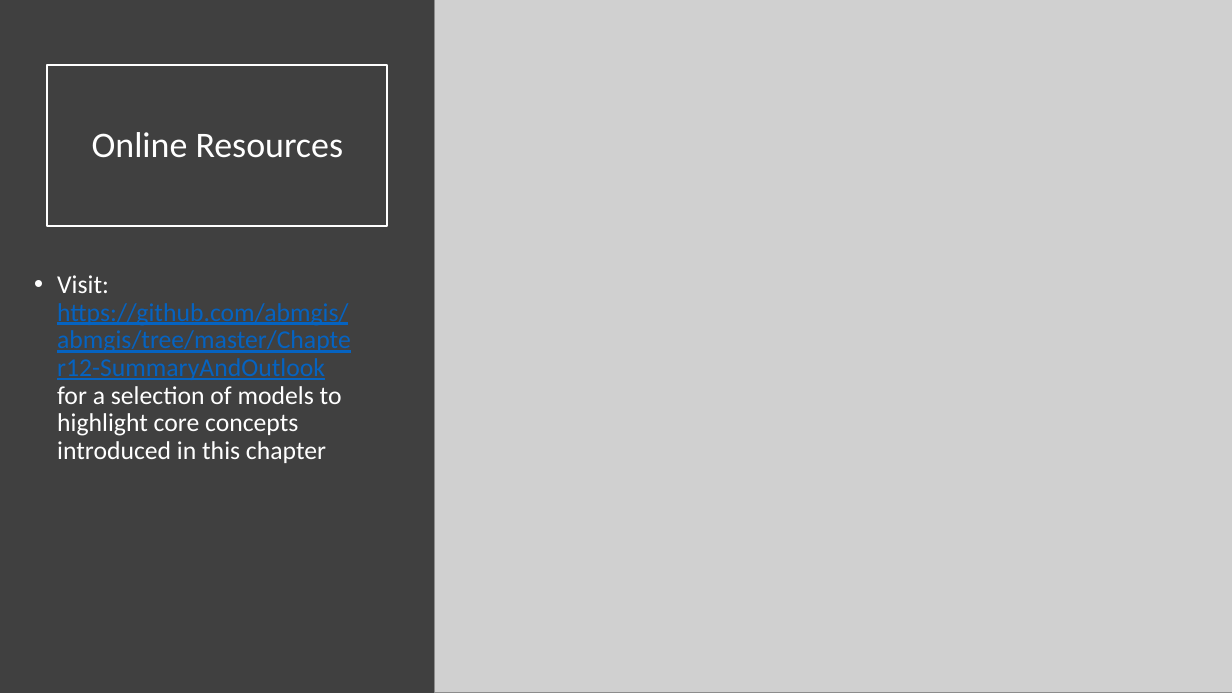
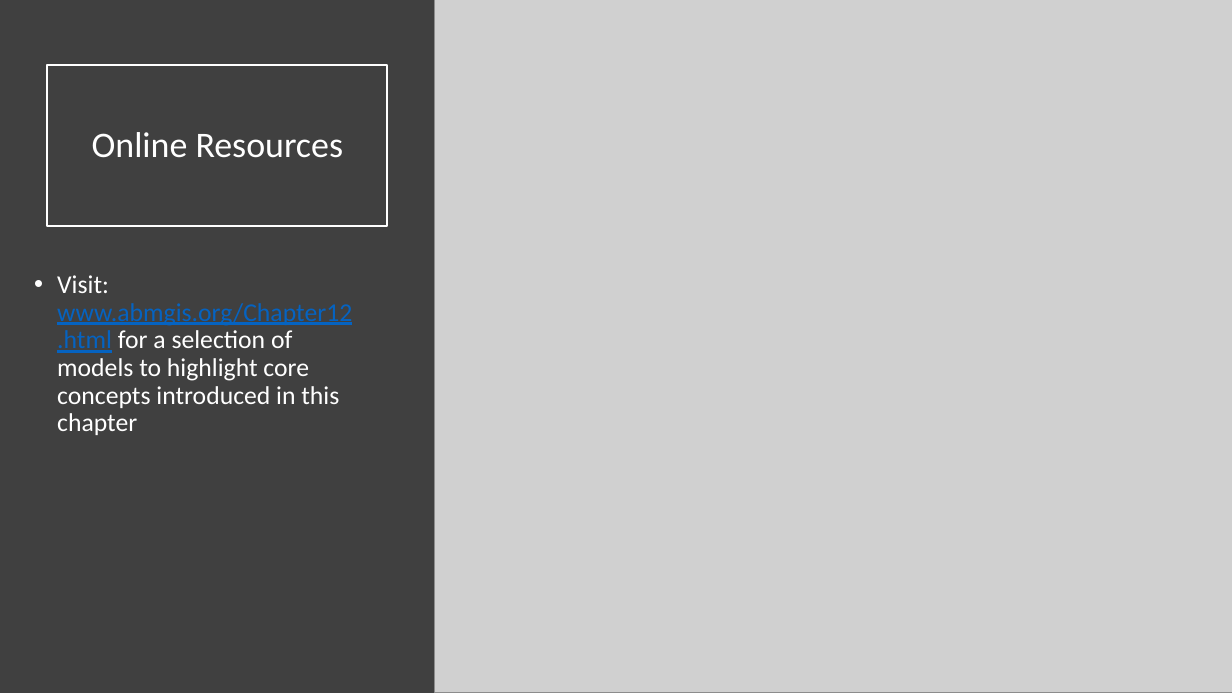
Before and after one commit to abmgis/abmgis, a slide deck: slide 22 of Chapter12-SummaryAndOutlook/Chapter12.pptx. Drawn at 1232x693 pixels with LibreOffice and Linux fonts; fonts in the diff are those of the drawing; grey boxes stand for pictures. Boxes give left, top, right and bottom in pixels: in the first picture for what was removed or moved away, otherwise in the second. Text is boxed around its words. In the diff, an @@ line names an element or a change of style, - is before the commit and + after.

```diff
--- a/Chapter12-SummaryAndOutlook/Chapter12.pptx
+++ b/Chapter12-SummaryAndOutlook/Chapter12.pptx
@@ text at [57,275,352,435]: text changed @@
-• Visit: https://github.com/abmgis/abmgis/tree/master/Chapter12-SummaryAndOutlook for a selection of models to highlight core concepts introduced in this chapter
+• Visit: www.abmgis.org/Chapter12.html for a selection of models to highlight core concepts introduced in this chapter
```
Also in this commit, not shown: 9 other slides changed.
